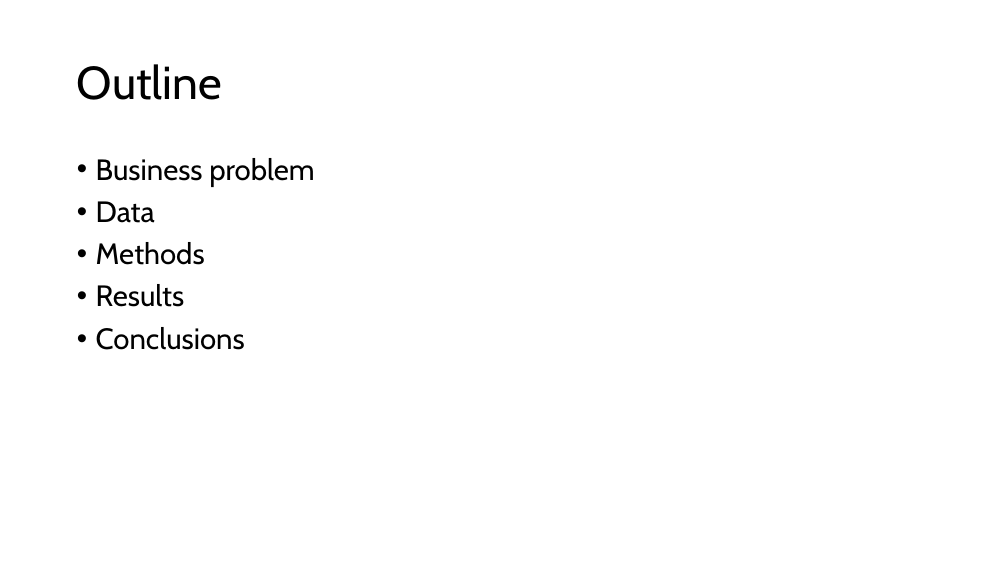
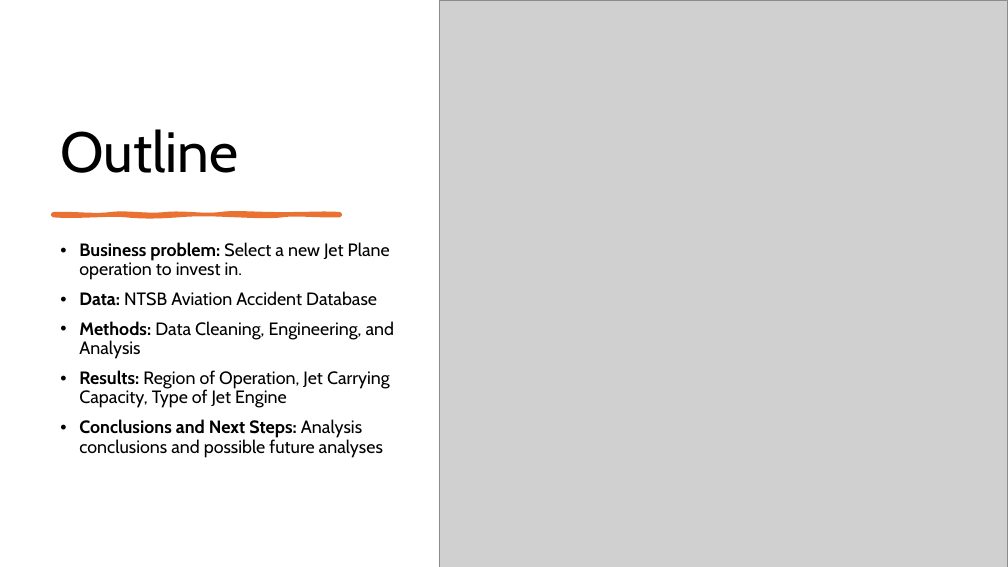
Before and after one commit to AndrewReusche/dsc-phase-1-project-v3, a slide deck: slide 3 of data2/Presentation1.pptx. Drawn at 1008x567 pixels with LibreOffice and Linux fonts; fonts in the diff are those of the drawing; grey boxes stand for pictures. Boxes give left, top, right and bottom in pixels: in the first picture for what was removed or moved away, otherwise in the second. Text is boxed around its words. In the diff, an @@ line names an element or a change of style, - is before the commit and + after.

```diff
--- a/data2/Presentation1.pptx
+++ b/data2/Presentation1.pptx
@@ title "Outline": place and size @@
-title "Outline" at [77,64,222,100]
+title "Outline" at [60,129,238,173]
@@ title "Outline" at [60,129,238,173]: size 44 to 54 pt; vertical alignment middle to bottom @@
@@ picture added at [439,0,1008,567] @@
@@ freeform shape added at [53,214,340,216], fill #E97132, outline #E97132 3.5 pt @@
@@ text at [79,242,394,458]: text changed; size 28 to 17 pt @@
-• Business problem
-• Data
-• Methods
-• Results
-• Conclusions
+• Business problem: Select a new Jet Plane operation to invest in.
+• Data: NTSB Aviation Accident Database
+• Methods: Data Cleaning, Engineering, and Analysis
+• Results: Region of Operation, Jet Carrying Capacity, Type of Jet Engine
+• Conclusions and Next Steps: Analysis conclusions and possible future analyses
```
Also in this commit, not shown: 1 other slide changed, 9 slides added, 7 slides removed, 6 other files.
